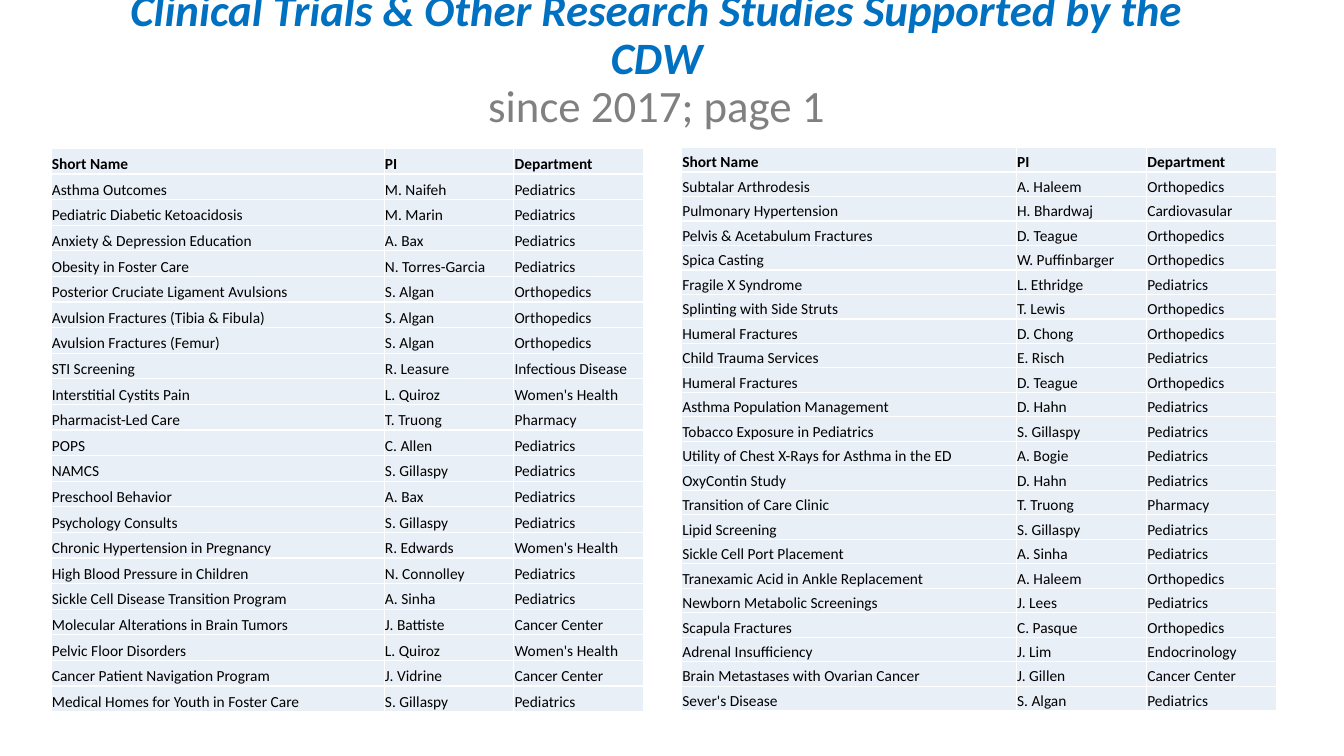
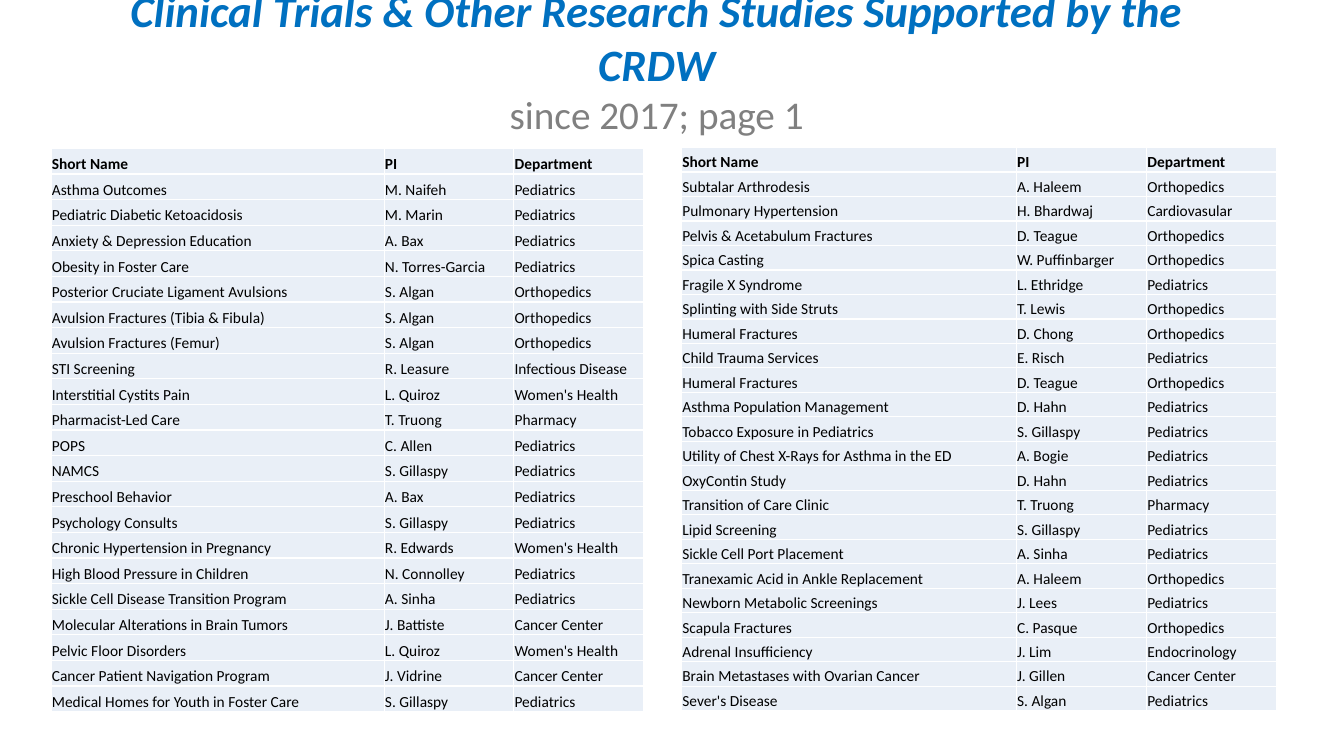
Before and after one commit to OuhscBbmc/prairie-outpost-public, a slide deck: slide 5 of publications/presentation-2020-12-ou-health/crdw-2020-12.pptx. Drawn at 1344x756 pixels with LibreOffice and Linux fonts; fonts in the diff are those of the drawing. Boxes give left, top, right and bottom in pixels: in the first picture for what was removed or moved away, otherwise in the second. Text is boxed around its words. In the diff, an @@ line names an element or a change of style, - is before the commit and + after.

```diff
--- a/publications/presentation-2020-12-ou-health/crdw-2020-12.pptx
+++ b/publications/presentation-2020-12-ou-health/crdw-2020-12.pptx
@@ title at (x1=130, y1=0, x2=1181, y2=136): text changed @@
-Clinical Trials & Other Research Studies Supported by the CDW
-since 2017; page 1
+Clinical Trials & Other Research Studies Supported by the CRDW
+since 2017; page 1
```
Also in this commit, not shown: 10 other slides changed, 3 other files.
